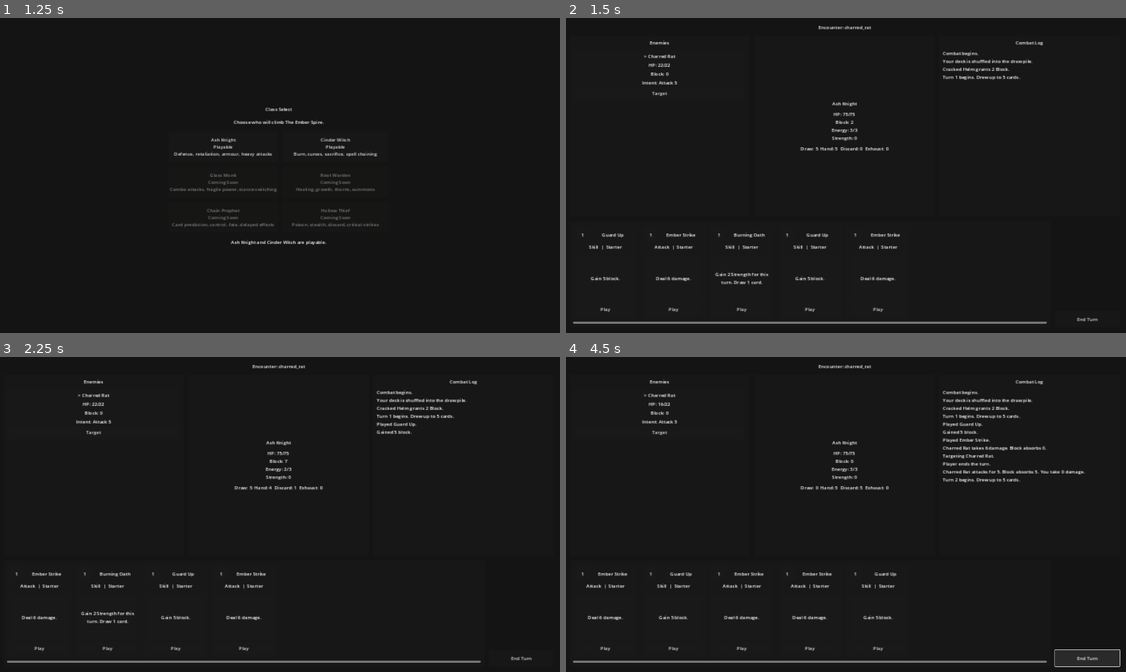
Above: before the commit, frames 1-4 (two rows, left to right).
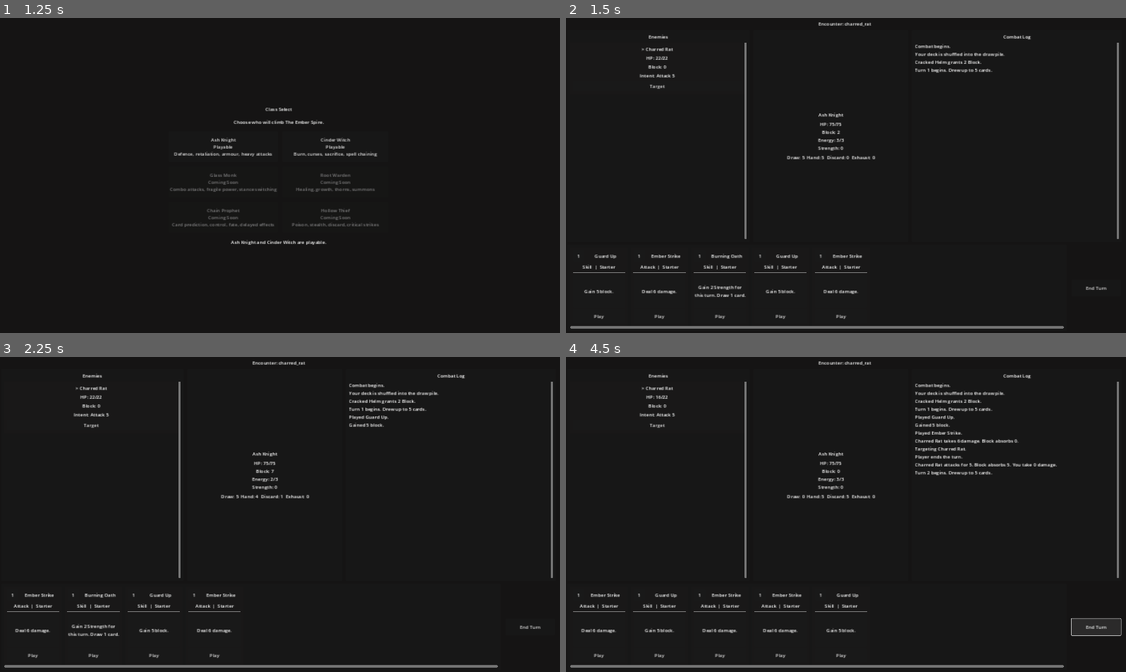
Above: after the commit, the same moments.

Repository: alexkemp8825-create/EMBER-ASCENT
Game: Godot game, scene res://scenes/main/Main.tscn
Two runs of this game, one before a commit and one after it. Both use one fixed random seed, a clock stepped at 60 frames per second and the inputs below.
Inputs:
- Up to frame 1 (1.25 s): click "New Run" at 0.5 s
- Up to frame 2 (1.5 s): click "Ash Knight Playable Defence, …" at 1.25 s
- Up to frame 3 (2.25 s): click "Play" at 2 s
- Up to frame 4 (4.5 s): click "Play" at 2.75 s; click "Target" at 3.5 s; click "End Turn" at 4.25 s

Frame 1 is identical in both runs. In frame 2, 5.5% of the frame differs, in the area x 0-99%, y 1-99%; in frame 3, 5.4%; in frame 4, 6.9%, in the area x 0-100%, y 1-99%.

Commit message:
fix: improve combat screen layout for 1080p and smaller windows
Reserve a fixed bottom hand row with horizontal card scrolling, keep End
Turn pinned on the right, and contain the combat log in its own scroll
area so it cannot push cards off screen. Enemy list scrolls when needed.
Defeat UI now uses a CanvasLayer overlay with backdrop.

Includes deferred scroll sync helpers in CombatManager for hand/log only.

Co-authored-by: alexkemp8825-create <alexkemp8825-create@users.noreply.github.com>

Diff:
--- a/scenes/combat/Combat.tscn
+++ b/scenes/combat/Combat.tscn
@@ -9,18 +9,19 @@
 anchor_bottom = 1.0
 grow_horizontal = 2
 grow_vertical = 2
+clip_contents = true
 script = ExtResource("1_combat_manager")
 
 [node name="MarginContainer" type="MarginContainer" parent="."]
 layout_mode = 2
-theme_override_constants/margin_left = 24
-theme_override_constants/margin_top = 24
-theme_override_constants/margin_right = 24
-theme_override_constants/margin_bottom = 24
+theme_override_constants/margin_left = 16
+theme_override_constants/margin_top = 12
+theme_override_constants/margin_right = 16
+theme_override_constants/margin_bottom = 12
 
 [node name="Content" type="VBoxContainer" parent="MarginContainer"]
 layout_mode = 2
-theme_override_constants/separation = 16
+theme_override_constants/separation = 10
 
 [node name="EncounterTitle" type="Label" parent="MarginContainer/Content"]
 unique_name_in_owner = true
@@ -31,49 +32,63 @@
 [node name="Battlefield" type="HBoxContainer" parent="MarginContainer/Content"]
 layout_mode = 2
 size_flags_vertical = 3
-theme_override_constants/separation = 16
+size_flags_stretch_ratio = 1.2
+theme_override_constants/separation = 12
 
 [node name="EnemiesPanel" type="PanelContainer" parent="MarginContainer/Content/Battlefield"]
-custom_minimum_size = Vector2(320, 0)
-layout_mode = 2
-size_flags_horizontal = 3
+custom_minimum_size = Vector2(260, 140)
+layout_mode = 2
+size_flags_horizontal = 3
+size_flags_stretch_ratio = 1.0
 
 [node name="EnemiesMargin" type="MarginContainer" parent="MarginContainer/Content/Battlefield/EnemiesPanel"]
 layout_mode = 2
-theme_override_constants/margin_left = 12
-theme_override_constants/margin_top = 12
-theme_override_constants/margin_right = 12
-theme_override_constants/margin_bottom = 12
+size_flags_vertical = 3
+theme_override_constants/margin_left = 10
+theme_override_constants/margin_top = 10
+theme_override_constants/margin_right = 10
+theme_override_constants/margin_bottom = 10
 
 [node name="EnemiesContent" type="VBoxContainer" parent="MarginContainer/Content/Battlefield/EnemiesPanel/EnemiesMargin"]
 layout_mode = 2
-theme_override_constants/separation = 12
+size_flags_vertical = 3
+theme_override_constants/separation = 8
 
 [node name="EnemiesTitle" type="Label" parent="MarginContainer/Content/Battlefield/EnemiesPanel/EnemiesMargin/EnemiesContent"]
 layout_mode = 2
 text = "Enemies"
 horizontal_alignment = 1
 
-[node name="EnemiesContainer" type="VBoxContainer" parent="MarginContainer/Content/Battlefield/EnemiesPanel/EnemiesMargin/EnemiesContent"]
-unique_name_in_owner = true
-layout_mode = 2
-theme_override_constants/separation = 12
+[node name="EnemiesScroll" type="ScrollContainer" parent="MarginContainer/Content/Battlefield/EnemiesPanel/EnemiesMargin/EnemiesContent"]
+layout_mode = 2
+size_flags_vertical = 3
+horizontal_scroll_mode = 0
+vertical_scroll_mode = 2
+
+[node name="EnemiesContainer" type="VBoxContainer" parent="MarginContainer/Content/Battlefield/EnemiesPanel/EnemiesMargin/EnemiesContent/EnemiesScroll"]
+unique_name_in_owner = true
+layout_mode = 2
+size_flags_horizontal = 3
+theme_override_constants/separation = 10
 
 [node name="PlayerPanel" type="PanelContainer" parent="MarginContainer/Content/Battlefield"]
-custom_minimum_size = Vector2(360, 0)
-layout_mode = 2
-size_flags_horizontal = 3
+custom_minimum_size = Vector2(220, 140)
+layout_mode = 2
+size_flags_horizontal = 3
+size_flags_stretch_ratio = 0.85
 
 [node name="PlayerMargin" type="MarginContainer" parent="MarginContainer/Content/Battlefield/PlayerPanel"]
 layout_mode = 2
-theme_override_constants/margin_left = 12
-theme_override_constants/margin_top = 12
-theme_override_constants/margin_right = 12
-theme_override_constants/margin_bottom = 12
+size_flags_vertical = 3
+theme_override_constants/margin_left = 10
+theme_override_constants/margin_top = 10
+theme_override_constants/margin_right = 10
+theme_override_constants/margin_bottom = 10
 
 [node name="PlayerContent" type="VBoxContainer" parent="MarginContainer/Content/Battlefield/PlayerPanel/PlayerMargin"]
 layout_mode = 2
-theme_override_constants/separation = 12
+size_flags_vertical = 3
+theme_override_constants/separation = 8
 alignment = 1
 
 [node name="PlayerTitle" type="Label" parent="MarginContainer/Content/Battlefield/PlayerPanel/PlayerMargin/PlayerContent"]
@@ -93,75 +108,106 @@
 layout_mode = 2
 text = "Draw: 0  Hand: 0  Discard: 0  Exhaust: 0"
 horizontal_alignment = 1
+autowrap_mode = 3
 
 [node name="LogPanel" type="PanelContainer" parent="MarginContainer/Content/Battlefield"]
-custom_minimum_size = Vector2(360, 0)
-layout_mode = 2
-size_flags_horizontal = 3
+custom_minimum_size = Vector2(280, 140)
+layout_mode = 2
+size_flags_horizontal = 3
+size_flags_stretch_ratio = 1.15
 
 [node name="LogMargin" type="MarginContainer" parent="MarginContainer/Content/Battlefield/LogPanel"]
 layout_mode = 2
-theme_override_constants/margin_left = 12
-theme_override_constants/margin_top = 12
-theme_override_constants/margin_right = 12
-theme_override_constants/margin_bottom = 12
+size_flags_vertical = 3
+theme_override_constants/margin_left = 10
+theme_override_constants/margin_top = 10
+theme_override_constants/margin_right = 10
+theme_override_constants/margin_bottom = 10
 
 [node name="LogContent" type="VBoxContainer" parent="MarginContainer/Content/Battlefield/LogPanel/LogMargin"]
 layout_mode = 2
-theme_override_constants/separation = 12
+size_flags_vertical = 3
+theme_override_constants/separation = 8
 
 [node name="LogTitle" type="Label" parent="MarginContainer/Content/Battlefield/LogPanel/LogMargin/LogContent"]
 layout_mode = 2
 text = "Combat Log"
 horizontal_alignment = 1
 
-[node name="CombatLogLabel" type="Label" parent="MarginContainer/Content/Battlefield/LogPanel/LogMargin/LogContent"]
-unique_name_in_owner = true
-layout_mode = 2
-size_flags_vertical = 3
+[node name="LogScroll" type="ScrollContainer" parent="MarginContainer/Content/Battlefield/LogPanel/LogMargin/LogContent"]
+unique_name_in_owner = true
+layout_mode = 2
+size_flags_vertical = 3
+horizontal_scroll_mode = 0
+vertical_scroll_mode = 2
+
+[node name="CombatLogLabel" type="Label" parent="MarginContainer/Content/Battlefield/LogPanel/LogMargin/LogContent/LogScroll"]
+unique_name_in_owner = true
+layout_mode = 2
+size_flags_horizontal = 3
 text = ""
 autowrap_mode = 3
 
 [node name="BottomArea" type="HBoxContainer" parent="MarginContainer/Content"]
-layout_mode = 2
-theme_override_constants/separation = 16
+custom_minimum_size = Vector2(0, 292)
+layout_mode = 2
+theme_override_constants/separation = 12
 
 [node name="HandPanel" type="PanelContainer" parent="MarginContainer/Content/BottomArea"]
-custom_minimum_size = Vector2(0, 360)
-layout_mode = 2
-size_flags_horizontal = 3
+layout_mode = 2
+size_flags_horizontal = 3
+size_flags_vertical = 3
 
 [node name="HandMargin" type="MarginContainer" parent="MarginContainer/Content/BottomArea/HandPanel"]
 layout_mode = 2
-theme_override_constants/margin_left = 12
-theme_override_constants/margin_top = 12
-theme_override_constants/margin_right = 12
-theme_override_constants/margin_bottom = 12
+size_flags_vertical = 3
+theme_override_constants/margin_left = 10
+theme_override_constants/margin_top = 8
+theme_override_constants/margin_right = 10
+theme_override_constants/margin_bottom = 8
 
 [node name="HandScroll" type="ScrollContainer" parent="MarginContainer/Content/BottomArea/HandPanel/HandMargin"]
-layout_mode = 2
+unique_name_in_owner = true
+layout_mode = 2
+size_flags_horizontal = 3
+size_flags_vertical = 3
 horizontal_scroll_mode = 2
 vertical_scroll_mode = 0
 
 [node name="HandContainer" type="HBoxContainer" parent="MarginContainer/Content/BottomArea/HandPanel/HandMargin/HandScroll"]
 unique_name_in_owner = true
 layout_mode = 2
-theme_override_constants/separation = 12
+size_flags_vertical = 4
+theme_override_constants/separation = 10
 
 [node name="TurnControls" type="VBoxContainer" parent="MarginContainer/Content/BottomArea"]
-custom_minimum_size = Vector2(220, 0)
-layout_mode = 2
+custom_minimum_size = Vector2(176, 0)
+layout_mode = 2
+size_flags_vertical = 4
 alignment = 2
 
 [node name="EndTurnButton" type="Button" parent="MarginContainer/Content/BottomArea/TurnControls"]
 unique_name_in_owner = true
-custom_minimum_size = Vector2(200, 56)
-layout_mode = 2
+custom_minimum_size = Vector2(168, 56)
+layout_mode = 2
+size_flags_horizontal = 4
 text = "End Turn"
 
-[node name="DefeatPanel" type="PanelContainer" parent="."]
+[node name="DefeatLayer" type="CanvasLayer" parent="."]
+layer = 10
+
+[node name="DefeatPanel" type="Control" parent="DefeatLayer"]
 unique_name_in_owner = true
 visible = false
+layout_mode = 3
+anchors_preset = 15
+anchor_right = 1.0
+anchor_bottom = 1.0
+grow_horizontal = 2
+grow_vertical = 2
+mouse_filter = 0
+
+[node name="Backdrop" type="ColorRect" parent="DefeatLayer/DefeatPanel"]
 layout_mode = 1
 anchors_preset = 15
 anchor_right = 1.0
@@ -169,32 +215,46 @@
 grow_horizontal = 2
 grow_vertical = 2
 mouse_filter = 0
-
-[node name="DefeatMargin" type="MarginContainer" parent="DefeatPanel"]
+color = Color(0.04, 0.035, 0.03, 0.82)
+
+[node name="DefeatCenter" type="CenterContainer" parent="DefeatLayer/DefeatPanel"]
+layout_mode = 1
+anchors_preset = 15
+anchor_right = 1.0
+anchor_bottom = 1.0
+grow_horizontal = 2
+grow_vertical = 2
+mouse_filter = 2
+
+[node name="DefeatCard" type="PanelContainer" parent="DefeatLayer/DefeatPanel/DefeatCenter"]
+custom_minimum_size = Vector2(420, 0)
+layout_mode = 2
+
+[node name="DefeatMargin" type="MarginContainer" parent="DefeatLayer/DefeatPanel/DefeatCenter/DefeatCard"]
 layout_mode = 2
 theme_override_constants/margin_left = 32
 theme_override_constants/margin_top = 32
 theme_override_constants/margin_right = 32
 theme_override_constants/margin_bottom = 32
 
-[node name="DefeatContent" type="VBoxContainer" parent="DefeatPanel/DefeatMargin"]
+[node name="DefeatContent" type="VBoxContainer" parent="DefeatLayer/DefeatPanel/DefeatCenter/DefeatCard/DefeatMargin"]
 layout_mode = 2
 theme_override_constants/separation = 16
 alignment = 1
 
-[node name="DefeatTitle" type="Label" parent="DefeatPanel/DefeatMargin/DefeatContent"]
+[node name="DefeatTitle" type="Label" parent="DefeatLayer/DefeatPanel/DefeatCenter/DefeatCard/DefeatMargin/DefeatContent"]
 layout_mode = 2
 text = "Defeated"
 horizontal_alignment = 1
 
-[node name="DefeatMessageLabel" type="Label" parent="DefeatPanel/DefeatMargin/DefeatContent"]
+[node name="DefeatMessageLabel" type="Label" parent="DefeatLayer/DefeatPanel/DefeatCenter/DefeatCard/DefeatMargin/DefeatContent"]
 unique_name_in_owner = true
 layout_mode = 2
 text = "Your embers fade in the tower's silence."
 horizontal_alignment = 1
-autowrap_mode = 2
-
-[node name="DefeatContinueButton" type="Button" parent="DefeatPanel/DefeatMargin/DefeatContent"]
+autowrap_mode = 3
+
+[node name="DefeatContinueButton" type="Button" parent="DefeatLayer/DefeatPanel/DefeatCenter/DefeatCard/DefeatMargin/DefeatContent"]
 unique_name_in_owner = true
 custom_minimum_size = Vector2(240, 48)
 layout_mode = 2
--- a/scenes/ui/CardView.tscn
+++ b/scenes/ui/CardView.tscn
@@ -3,28 +3,30 @@
 [ext_resource type="Script" path="res://scripts/ui/CardView.gd" id="1_card_view"]
 
 [node name="CardView" type="PanelContainer"]
-custom_minimum_size = Vector2(220, 320)
-offset_right = 220.0
-offset_bottom = 320.0
+custom_minimum_size = Vector2(196, 268)
+layout_mode = 2
+size_flags_vertical = 4
 script = ExtResource("1_card_view")
 
 [node name="MarginContainer" type="MarginContainer" parent="."]
 layout_mode = 2
-theme_override_constants/margin_left = 12
-theme_override_constants/margin_top = 12
-theme_override_constants/margin_right = 12
-theme_override_constants/margin_bottom = 12
+size_flags_vertical = 3
+theme_override_constants/margin_left = 10
+theme_override_constants/margin_top = 10
+theme_override_constants/margin_right = 10
+theme_override_constants/margin_bottom = 10
 
 [node name="Content" type="VBoxContainer" parent="MarginContainer"]
 layout_mode = 2
-theme_override_constants/separation = 8
+size_flags_vertical = 3
+theme_override_constants/separation = 6
 
 [node name="Header" type="HBoxContainer" parent="MarginContainer/Content"]
 layout_mode = 2
-theme_override_constants/separation = 8
+theme_override_constants/separation = 6
 
 [node name="CostPanel" type="PanelContainer" parent="MarginContainer/Content/Header"]
-custom_minimum_size = Vector2(42, 42)
+custom_minimum_size = Vector2(38, 38)
 layout_mode = 2
 
 [node name="CostLabel" type="Label" parent="MarginContainer/Content/Header/CostPanel"]
@@ -59,6 +61,7 @@
 [node name="DescriptionLabel" type="Label" parent="MarginContainer/Content/DescriptionPanel"]
 unique_name_in_owner = true
 layout_mode = 2
+size_flags_vertical = 3
 text = "Card description."
 horizontal_alignment = 1
 vertical_alignment = 1
@@ -66,6 +69,7 @@
 
 [node name="PlayButton" type="Button" parent="MarginContainer/Content"]
 unique_name_in_owner = true
-custom_minimum_size = Vector2(0, 44)
+custom_minimum_size = Vector2(0, 48)
 layout_mode = 2
+size_flags_vertical = 8
 text = "Play"
--- a/scripts/combat/CombatManager.gd
+++ b/scripts/combat/CombatManager.gd
@@ -23,11 +23,13 @@
 @onready var player_title: Label = %PlayerTitle
 @onready var enemies_container: VBoxContainer = %EnemiesContainer
 @onready var player_stats_label: Label = %PlayerStatsLabel
-@onready var defeat_panel: PanelContainer = %DefeatPanel
+@onready var defeat_panel: Control = %DefeatPanel
 @onready var defeat_message_label: Label = %DefeatMessageLabel
 @onready var defeat_continue_button: Button = %DefeatContinueButton
 @onready var pile_stats_label: Label = %PileStatsLabel
+@onready var hand_scroll: ScrollContainer = %HandScroll
 @onready var hand_container: HBoxContainer = %HandContainer
+@onready var log_scroll: ScrollContainer = %LogScroll
 @onready var combat_log_label: Label = %CombatLogLabel
 @onready var end_turn_button: Button = %EndTurnButton
 
@@ -594,9 +596,36 @@
 		card_view.set_card_instance(card_instance)
 		card_view.play_pressed.connect(_on_card_play_requested)
 
+	call_deferred("_sync_hand_scroll")
+
 
 func _refresh_log() -> void:
 	combat_log_label.text = _format_combat_log()
+	call_deferred("_sync_log_scroll")
+
+
+func _sync_hand_scroll() -> void:
+	if hand_scroll == null:
+		return
+
+	hand_scroll.scroll_horizontal = 0
+
+
+func _sync_log_scroll() -> void:
+	if log_scroll == null or combat_log_label == null:
+		return
+
+	combat_log_label.custom_minimum_size.x = maxf(0.0, log_scroll.size.x - 8.0)
+	call_deferred("_finish_log_scroll")
+
+
+func _finish_log_scroll() -> void:
+	if log_scroll == null:
+		return
+
+	var scroll_bar := log_scroll.get_v_scroll_bar()
+	if scroll_bar != null:
+		log_scroll.scroll_vertical = int(scroll_bar.max_value)
 
 
 func _format_combat_log() -> String:
